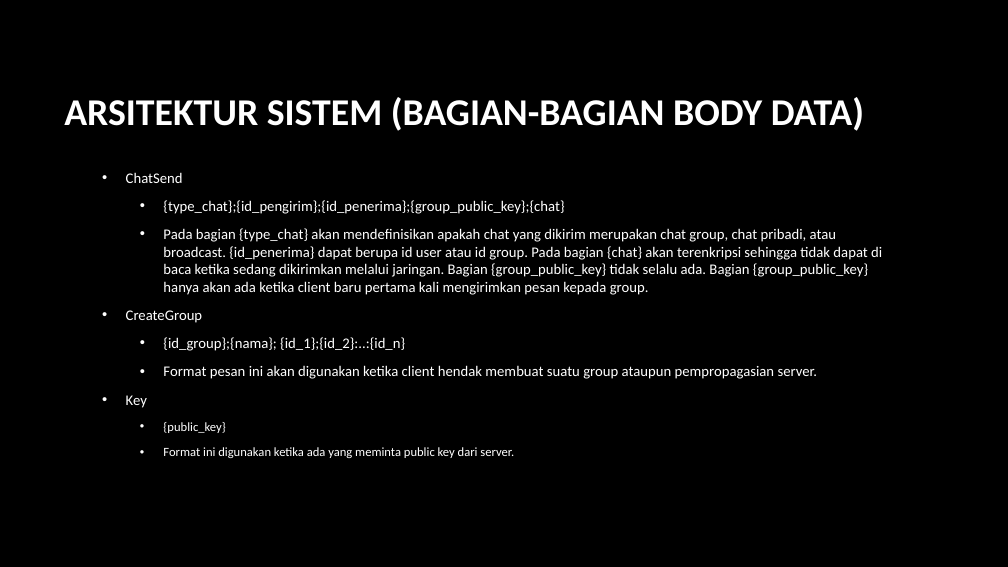
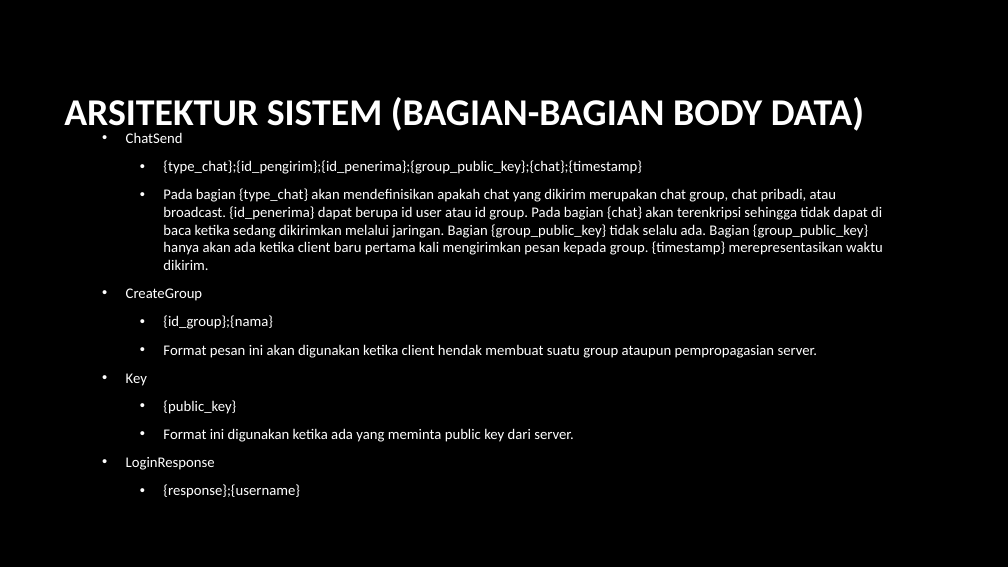
Before and after one commit to cht368/SAT, a slide deck: slide 9 of Arsitektur Sistem Aplikasi Chat.pptx (slide 10 before the commit). Drawn at 1008x567 pixels with LibreOffice and Linux fonts; fonts in the diff are those of the drawing; background and template pictures are left out. Boxes give left, top, right and bottom in pixels: in the first picture for what was removed or moved away, otherwise in the second. Text is boxed around its words. In the diff, an @@ line names an element or a change of style, - is before the commit and + after.

Commit message:
Update gagal login

```diff
--- a/Arsitektur Sistem Aplikasi Chat.pptx
+++ b/Arsitektur Sistem Aplikasi Chat.pptx
@@ text at (163, 160, 883, 270): text changed @@
-    • {type_chat};{id_pengirim};{id_penerima};{group_public_key};{chat}
-    • Pada bagian {type_chat} akan mendefinisikan apakah chat yang dikirim merupakan chat group, chat pribadi, atau broadcast. {id_penerima} dapat berupa id user atau id group. Pada bagian {chat} akan terenkripsi sehingga tidak dapat di baca ketika sedang dikirimkan melalui jaringan. Bagian {group_public_key} tidak selalu ada. Bagian {group_public_key} hanya akan ada ketika client baru pertama kali mengirimkan pesan kepada group.
+    • {type_chat};{id_pengirim};{id_penerima};{group_public_key};{chat};{timestamp}
+    • Pada bagian {type_chat} akan mendefinisikan apakah chat yang dikirim merupakan chat group, chat pribadi, atau broadcast. {id_penerima} dapat berupa id user atau id group. Pada bagian {chat} akan terenkripsi sehingga tidak dapat di baca ketika sedang dikirimkan melalui jaringan. Bagian {group_public_key} tidak selalu ada. Bagian {group_public_key} hanya akan ada ketika client baru pertama kali mengirimkan pesan kepada group. {timestamp} merepresentasikan waktu dikirim.
@@ text at (163, 315, 272, 329): text changed @@
-    • {id_group};{nama}; {id_1};{id_2}:..:{id_n}
+    • {id_group};{nama}
@@ text at (163, 400, 574, 442): size 12 to 14 pt in "{public_key}", "Format ini digunakan ketika ada yang meminta ..." @@
@@ text at (126, 457, 300, 498): paragraphs added @@
+  • LoginResponse
+    • {response};{username}
```
Also in this commit, not shown: 3 other slides changed, 1 slide removed, 27 other files.
